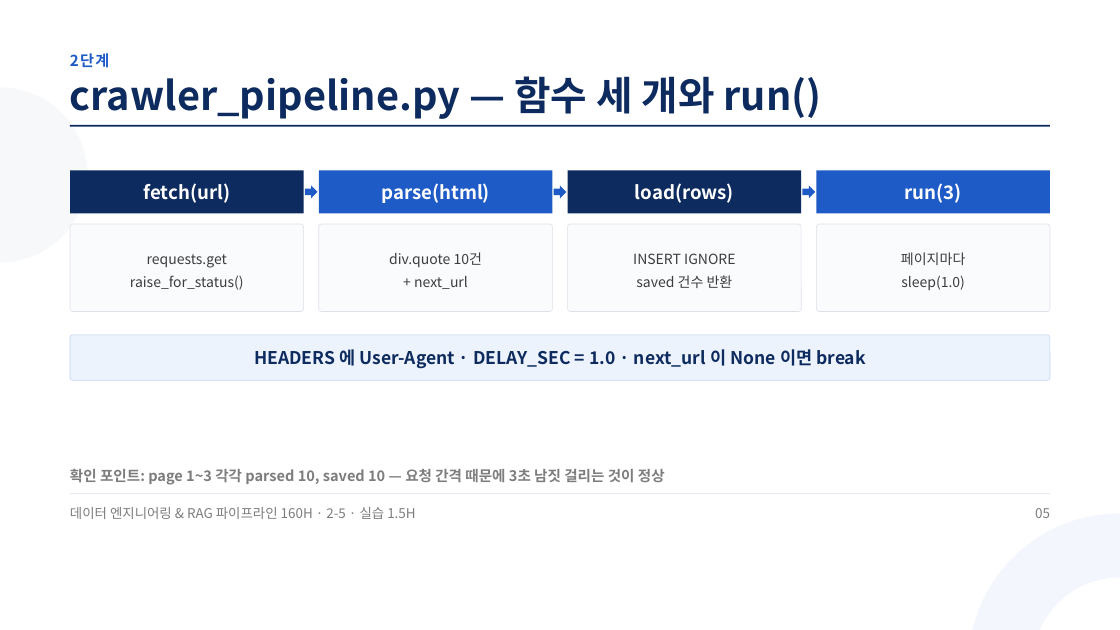
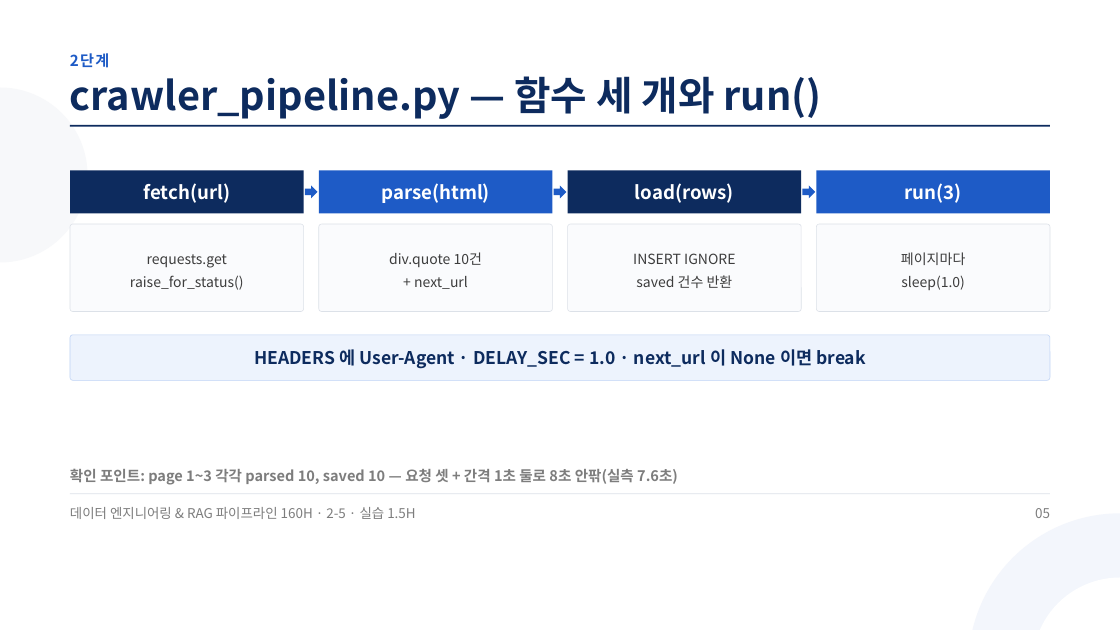
Before and after one commit to aebonlee/materials, a slide deck: slide 5 of data-eng/decks/w2d5s3.pptx. Drawn at 1120x630 pixels with LibreOffice and Linux fonts; fonts in the diff are those of the drawing. Boxes give left, top, right and bottom in pixels: in the first picture for what was removed or moved away, otherwise in the second. Text is boxed around its words. In the diff, an @@ line names an element or a change of style, - is before the commit and + after.

```diff
--- a/data-eng/decks/w2d5s3.pptx
+++ b/data-eng/decks/w2d5s3.pptx
@@ text at box(70, 469, 678, 485): text changed @@
-확인 포인트: page 1~3 각각 parsed 10, saved 10 — 요청 간격 때문에 3초 남짓 걸리는 것이 정상
+확인 포인트: page 1~3 각각 parsed 10, saved 10 — 요청 셋 + 간격 1초 둘로 8초 안팎(실측 7.6초)
```
Also in this commit, not shown: 5 other slides changed, 11 other files.
